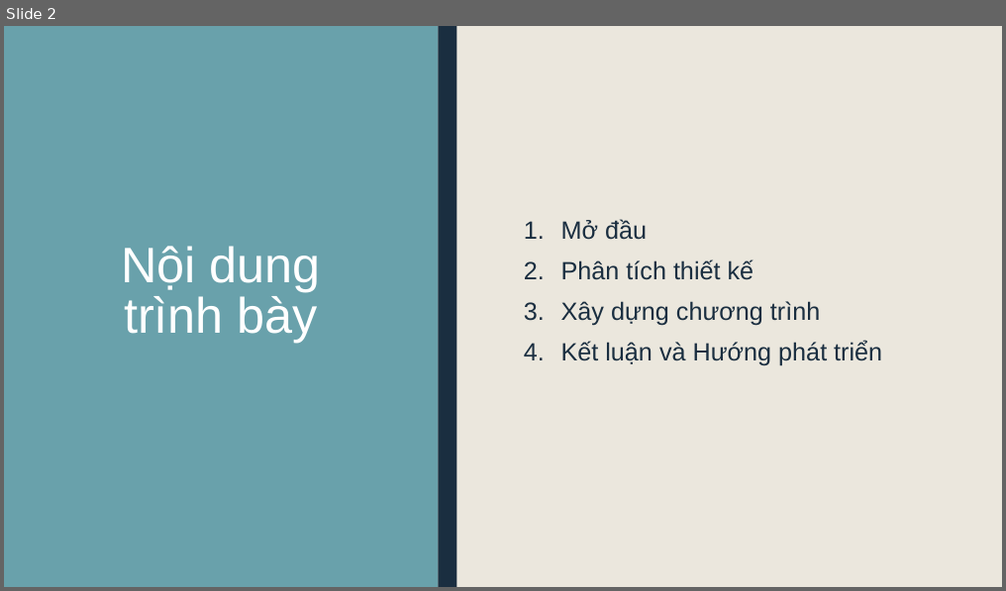
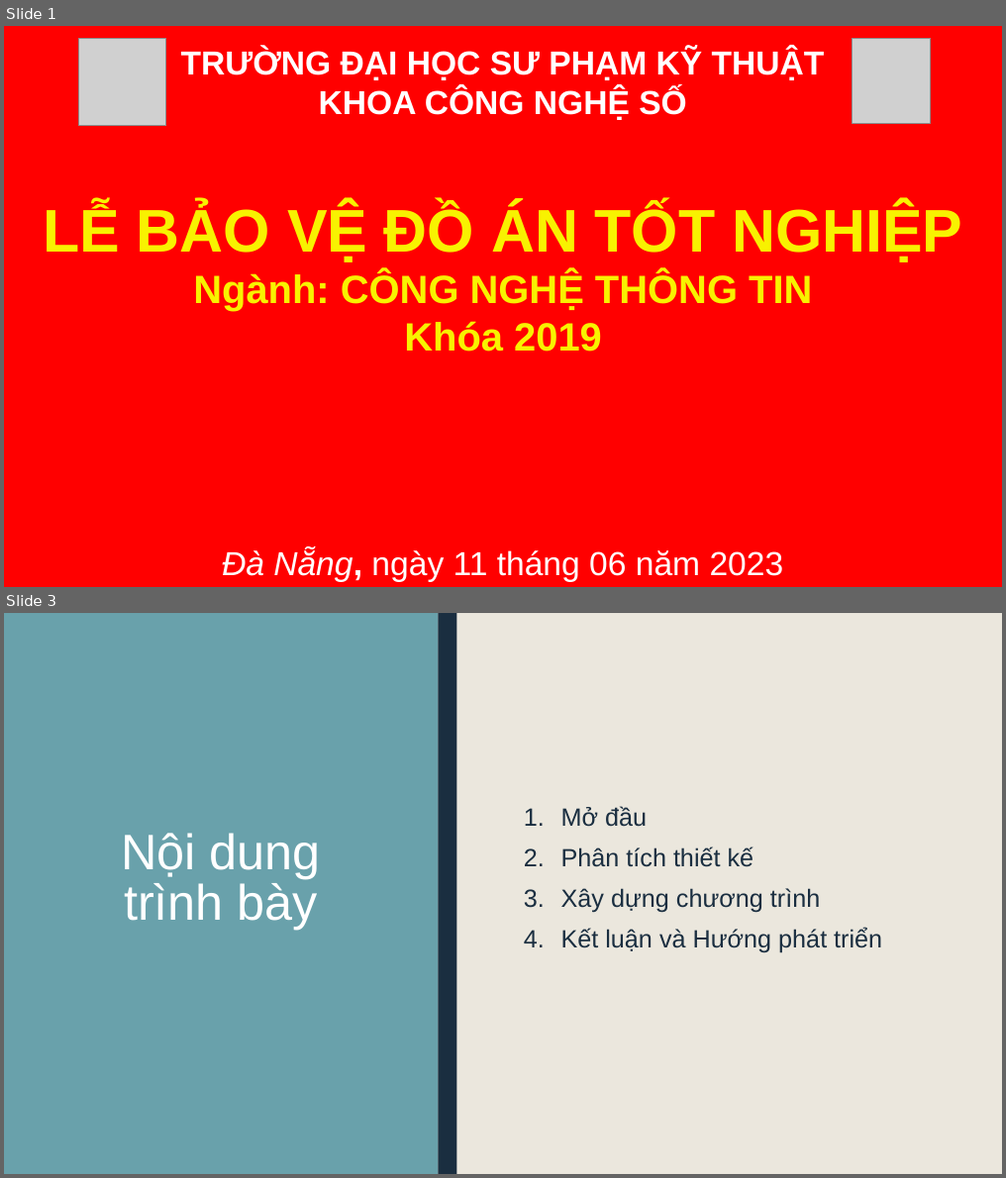
Before and after one commit to khuyen123/DoAnTotNghiep, a slide deck: Word/PhamKhuyen_Slide.pptx. Shown one above the other, each under a label of ours: slide 2 before the commit, slides 1 and 3 after it; the slides between them are not shown. The pictures are 1006x591 and 1006x1178 pixels, drawn with LibreOffice and Linux fonts; fonts in the diff are those of the drawing; grey boxes stand for pictures. Boxes give left, top, right and bottom in pixels: in the first picture for what was removed or moved away, otherwise in the second. Text is boxed around its words. In the diff, an @@ line names an element or a change of style, - is before the commit and + after.

```diff
--- a/Word/PhamKhuyen_Slide.pptx
+++ b/Word/PhamKhuyen_Slide.pptx
@@ slide 1 added at [4,26,1002,587], background #FF0000 @@
@@ picture added at [79,39,166,126] @@
@@ text added at [181,48,825,120], 32 pt, text #FFFFFF, bold @@
+TRƯỜNG ĐẠI HỌC SƯ PHẠM KỸ THUẬT
+KHOA CÔNG NGHỆ SỐ
@@ picture added at [852,38,931,123] @@
@@ text added at [43,203,962,352], 38 pt, text #F8F200, bold @@
+LỄ BẢO VỆ ĐỒ ÁN TỐT NGHIỆP
+Ngành: CÔNG NGHỆ THÔNG TIN
+Khóa 2019
@@ text added at [222,551,784,582], 32 pt, text #FFFFFF @@
+Đà Nẵng, ngày 11 tháng 06 năm 2023
@@ what was slide 2 is now slide 3 @@
```
Also in this commit, not shown: 8 slides changed, 1 other slide added, 2 slides removed, 20 other files.
